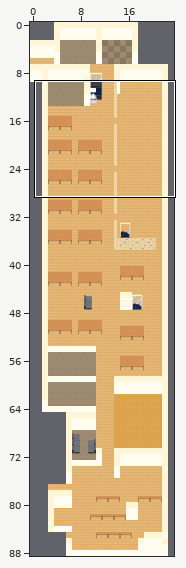
Tiled map (JSON), stored at maps/map.json. Above, an overview of the earlier version with the close-up marked.
Close-up. The starting point:
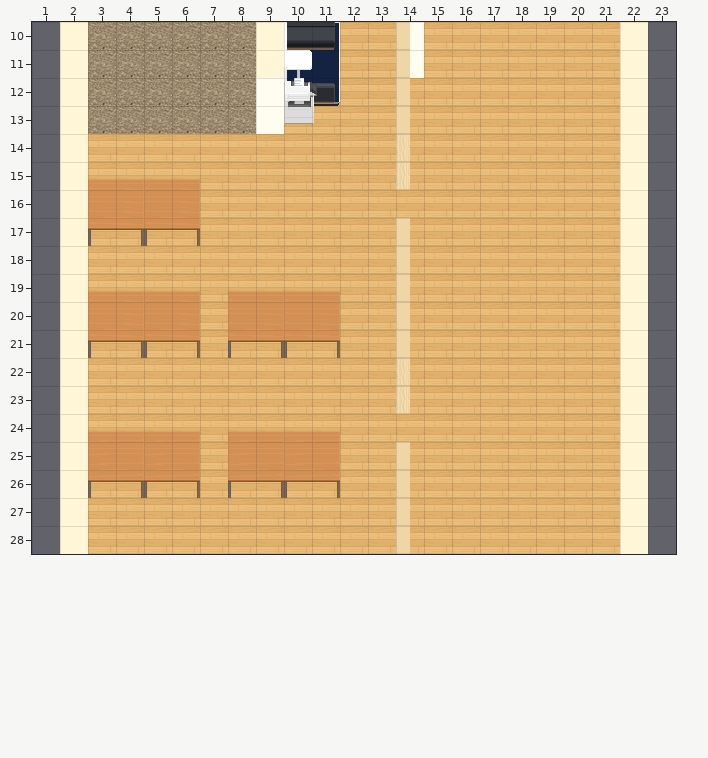
Cells are 32x32 px. Shown: x 1..23, y 10..28. The commit also changed other parts of the map, which this record leaves out.
The same view after the edit:
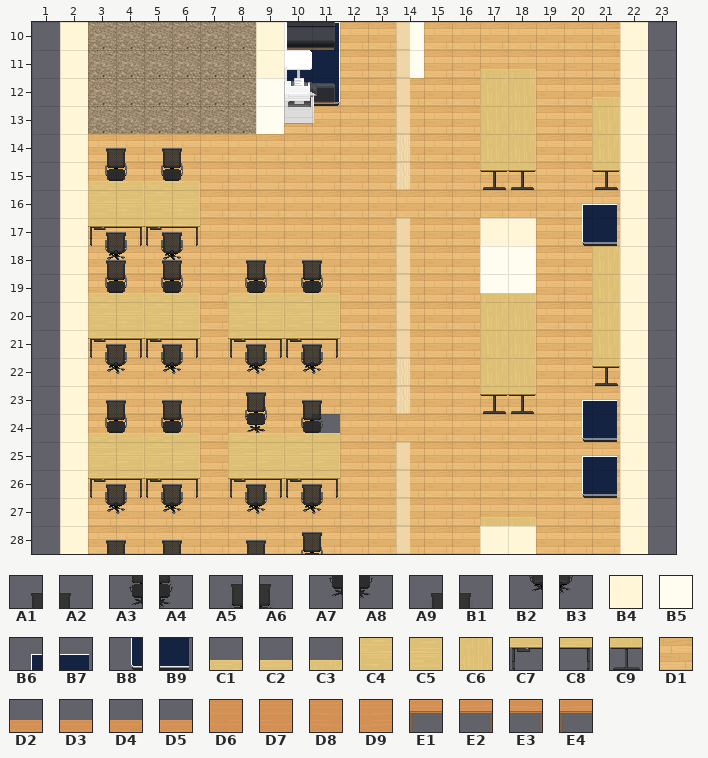
Key: from "Pack 1": A1 60, A2 61, A3 85, A4 86, A5 159, A6 160, A7 184, A8 185, A9 209, B1 210, B2 234, B3 235, B4 355, B5 380, B6 457, B7 458, B8 482, B9 483; from "Pack 2": C1 176, C2 177, C3 178, C4 201, C5 202, C6 203, C7 226, C8 227, C9 228; from "WA_Room_Builder": D1 350; from "WA_Tables": D2 0, D3 0 flipped left-right, D4 1, D5 1 flipped left-right, D6 10, D7 10 flipped left-right, D8 11, D9 11 flipped left-right, E1 20, E2 20 flipped left-right, E3 21, E4 21 flipped left-right.
__ is an empty cell.
Edits made:
Layer "floor":
y 24: x 11 D1 -> __
Layer "walls":
y 17: x 17..18 __ __ -> B4 B4
y 18..19: x 17..18 __ __ -> B5 B5
y 28: x 17..18 __ __ -> B4 B4
Layer "belowFurniture":
y 11: x 17..18 __ __ -> C3 C3
y 12: x 17..18 __ __ -> C6 C6; x 21 __ -> C3
y 13..14: x 17..18 __ __ -> C6 C6; x 21 __ -> C6
y 15: x 17..18 __ __ -> C9 C9; x 21 __ -> C9
y 16: x 3..6 __ __ __ __ -> C4 C5 C4 C5; x 20..21 __ __ -> B6 B7
y 17: x 3..6 __ __ __ __ -> C7 C8 C7 C8; x 20..21 __ __ -> B8 B9
y 18: x 21 __ -> C6
y 19: x 17..18 __ __ -> C3 C3; x 21 __ -> C6
y 20: x 3..6 __ __ __ __ -> C4 C5 C4 C5; x 8..11 __ __ __ __ -> C4 C5 C4 C5; x 17..18 __ __ -> C6 C6; x 21 __ -> C6
y 21: x 3..6 __ __ __ __ -> C7 C8 C7 C8; x 8..11 __ __ __ __ -> C7 C8 C7 C8; x 17..18 __ __ -> C6 C6; x 21 __ -> C6
y 22: x 17..18 __ __ -> C6 C6; x 21 __ -> C9
y 23: x 17..18 __ __ -> C9 C9; x 20..21 __ __ -> B6 B7
y 24: x 20..21 __ __ -> B8 B9
y 25: x 3..6 __ __ __ __ -> C4 C5 C4 C5; x 8..11 __ __ __ __ -> C4 C5 C4 C5; x 20..21 __ __ -> B6 B7
y 26: x 3..6 __ __ __ __ -> C7 C8 C7 C8; x 8..11 __ __ __ __ -> C7 C8 C7 C8; x 20..21 __ __ -> B8 B9
y 27: x 17..18 __ __ -> C3 C3
Layer "furniture":
y 15: x 3..6 D2 D4 D2 D4 -> __ __ __ __
y 16: x 3..6 D6 D8 D6 D8 -> __ __ __ __
y 17: x 3..6 E1 E3 E1 E3 -> __ __ __ __
y 19: x 3..6 D2 D4 D2 D4 -> __ __ __ __; x 8..11 D2 D4 D2 D4 -> __ __ __ __
y 20: x 3..6 D6 D8 D6 D8 -> __ __ __ __; x 8..11 D6 D8 D6 D8 -> __ __ __ __
y 21: x 3..6 E1 E3 E1 E3 -> __ __ __ __; x 8..11 E1 E3 E1 E3 -> __ __ __ __
y 24: x 3..6 D5 D3 D5 D3 -> __ __ __ __; x 8..11 D5 D3 D5 D3 -> __ __ __ __
y 25: x 3..6 D9 D7 D9 D7 -> __ __ __ __; x 8..11 D9 D7 D9 D7 -> __ __ __ __
y 26: x 3..6 E4 E2 E4 E2 -> __ __ __ __; x 8..11 E4 E2 E4 E2 -> __ __ __ __
Layer "aboveFurniture":
y 17: x 3..6 __ __ __ __ -> A9 B1 A9 B1
y 18: x 3..6 __ __ __ __ -> B2 B3 B2 B3
y 21: x 3..6 __ __ __ __ -> A9 B1 A9 B1; x 8..11 __ __ __ __ -> A9 B1 A9 B1
y 22: x 3..6 __ __ __ __ -> B2 B3 B2 B3; x 8..11 __ __ __ __ -> B2 B3 B2 B3
y 26: x 3..6 __ __ __ __ -> A9 B1 A9 B1; x 8..11 __ __ __ __ -> A9 B1 A9 B1
y 27: x 3..6 __ __ __ __ -> B2 B3 B2 B3; x 8..11 __ __ __ __ -> B2 B3 B2 B3
Layer "abovePlayer1":
y 14: x 3..6 __ __ __ __ -> A1 A2 A1 A2
y 15: x 3..6 __ __ __ __ -> A3 A4 A3 A4
y 18: x 3..6 __ __ __ __ -> A1 A2 A1 A2; x 8..11 __ __ __ __ -> A1 A2 A1 A2
y 19: x 3..6 __ __ __ __ -> A3 A4 A3 A4; x 8..11 __ __ __ __ -> A3 A4 A3 A4
y 23: x 3..6 __ __ __ __ -> A1 A2 A1 A2; x 8..11 __ __ __ __ -> A5 A6 A1 A2
y 24: x 3..6 __ __ __ __ -> A3 A4 A3 A4; x 8..11 __ __ __ __ -> A7 A8 A3 A4
y 28: x 3..6 __ __ __ __ -> A1 A2 A1 A2; x 8..11 __ __ __ __ -> A1 A2 A5 A6
Layer "abovePlayer2":
y 15: x 3..6 __ __ __ __ -> C1 C2 C1 C2
y 19: x 3..6 __ __ __ __ -> C1 C2 C1 C2; x 8..11 __ __ __ __ -> C1 C2 C1 C2
y 24: x 3..6 __ __ __ __ -> C1 C2 C1 C2; x 8..11 __ __ __ __ -> C1 C2 C1 C2
Pixel boxes of the changes (left, top, right, bottom) in both close-ups:
added: (480, 69, 536, 190)
added: (582, 97, 620, 498)
changed: (88, 148, 200, 554)
added: (480, 218, 536, 414)
changed: (228, 260, 340, 554)
added: (480, 517, 536, 554)
